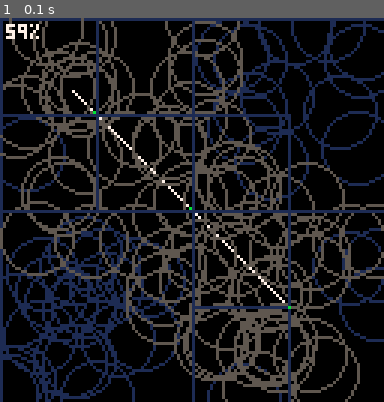
Above: before the commit, frame 1.
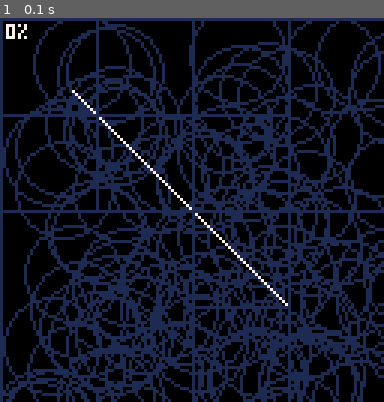
Above: after the commit, the same moment.

Repository: freds72/daggers
Game: PICO-8 cartridge carts/bench.p8
Same seed, same stepped clock (60 frames per second), same inputs: the game is played once before the commit and once after it.
Inputs:
- Up to frame 1 (0.1 s): no input

The runs differ from the first frame. In frame 1, 50% of the frame differs, in the area x 0-100%, y 0-100%.

Commit message:
added grid code grid collision map faster than bsp tree :/

Diff:
--- a/carts/bench.lua
+++ b/carts/bench.lua
@@ -36,6 +36,7 @@
 
 local _things={}
 function _init()
+  printh("*****************")
   -- mouse
   poke(0x5f2d,0x7)
 
@@ -44,13 +45,73 @@
   srand(42)
   for i=1,100 do
     local thing=add(_things,{
-      p={rnd(128),rnd(128)},
-      r=12--4+rnd(12) -- max: 12
+      grid={},
+      p={12+rnd(128),12+rnd(128)},
+      r=16 -- max: 12
     })
-    local node=classify_point(_nodes,thing.p,thing.r)
-    node.things[thing]=true
-    thing.node=node
-  end
+    thing.hr=thing.r/2
+  end
+
+  local t0=stat(1)
+  for i=1,#_things do
+    local thing=_things[i]
+    collmap_register(_nodes,thing)
+  end
+  printh("+collmap:"..stat(1)-t0.." cycles")
+
+  local t0=stat(1)
+  for i=1,#_things do
+    local thing=_things[i]
+    collmap_unregister(_nodes,thing)
+  end
+  printh("-collmap:"..stat(1)-t0.." cycles")
+
+  local grid={}
+  for i=0,4 do
+    for j=0,4 do
+      grid[i>>16|j]={things={}}
+    end
+  end
+
+  local t0=stat(1)
+  for i=1,#_things do
+    local thing=_things[i]
+    gridmap_register(grid,thing)
+  end
+  printh("+gridmap:"..stat(1)-t0.." cycles")
+
+  local t0=stat(1)
+  for i=1,#_things do
+    local thing=_things[i]
+    gridmap_unregister(grid,thing)
+  end
+  printh("-gridmap:"..stat(1)-t0.." cycles")
+
+  srand(34)
+  local t0=stat(1)
+  for i=1,100 do
+    local x0,y0=rnd(128),rnd(128)
+    local x1,y1=rnd(128),rnd(128)
+    local dx,dy=x1-x0,y1-y0
+    local a=atan2(dx,dy)
+    local u,v=cos(a),sin(v)
+    grid_collect(grid,{x0,y0},{x1,y1},u,v,function() end)
+  end
+
+  printh("hit gridmap:"..stat(1)-t0.." cycles")
+
+  srand(34)
+  local t0=stat(1)
+  for i=1,100 do
+    local x0,y0=rnd(128),rnd(128)
+    local x1,y1=rnd(128),rnd(128)
+    local dx,dy=x1-x0,y1-y0
+    local a=atan2(dx,dy)
+    local u,v=cos(a),sin(v)
+    intersect(_nodes,{x0,y0},{x1,y1},function() end)
+  end
+
+  printh("hit collmap:"..stat(1)-t0.." cycles")
 
 end
 
@@ -67,20 +128,90 @@
 
 -- return first node that contains given point at radius r
 function classify_point(root,p,r)
-  local side,dist=root.classify(p,r)
+  local side=root.classify(p,r)
   -- either straddling or no childs
   if not root[side] then
     return root
   end
 
   return classify_point(root[side],p,r)
+end
+
+function gridmap_unregister(_,thing)
+  for idx,grid in inext,thing.grid do
+    grid.things[thing]=nil
+    thing.grid[idx]=nil
+  end
+end
+
+function gridmap_register(grid,thing)
+  local r,p=thing.hr,thing.p
+  local x,y=p[1],p[2]
+  local y0,y1=(y-r)\32,(y+r)\32
+  -- \32 + >>16
+  for idx=(x-r)>>21,(x+r)>>21,0x0.0001 do
+    for y=y0,y1 do
+      local grid=grid[idx|y]
+      grid.things[thing]=true
+      -- for fast unregister
+      thing.grid[idx|y]=grid
+    end
+  end
+end
+
+function collmap_unregister(root,thing)
+  thing.node.things[thing]=nil
+  thing.node=nil
+end
+
+function collmap_register(root,thing)
+  local node=classify_point(root,thing.p,thing.r)
+  node.things[thing]=true
+  thing.node=node
+end
+
+-- collect all grids touched by (a,b) vector
+function grid_collect(grid,a,b,u,v,cb)
+  local mapx,mapy,dest_mapx,dest_mapy,mapdx,mapdy=a[1]\32,a[2]\32,b[1]\32,b[2]\32
+  -- check first cell
+  cb(grid[mapx>>16|mapy])
+  -- early exit
+  if dest_mapx==mapx and dest_mapy==mapy then
+    return
+  end
+  local ddx,ddy,distx,disty=abs(1/u),abs(1/v)
+  if u<0 then
+    mapdx=-1
+    distx=(a[1]/32-mapx)*ddx
+  else
+    mapdx=1
+    distx=(mapx+1-a[1]/32)*ddx
+  end
+
+  if v<0 then
+    mapdy=-1
+    disty=(a[2]/32-mapy)*ddy
+  else
+    mapdy=1
+    disty=(mapy+1-a[2]/32)*ddy
+  end
+  while dest_mapx!=mapx and dest_mapy!=mapy do
+    if distx<disty then
+      distx+=ddx
+      mapx+=mapdx
+    else
+      disty+=ddy
+      mapy+=mapdy
+    end
+    cb(grid[mapx>>16|mapy])
+  end
 end
 
 function intersect(root,p0,p1,cb)
   local side,dist=root.classify(p0,0)
   local other_side,other_dist=root.classify(p1,0)
   -- use current node
-  if root.leaf or side!=other_side or dist<24 or other_dist<24 then
+  if root.leaf or side!=other_side or dist<32 or other_dist<32 then
     cb(root,p0,p1)
   end
   if(root.leaf) return
@@ -93,17 +224,14 @@
     return
   end
   -- anything to cross to?
+  local tmid=dist/(dist+other_dist)
+  local pmid={
+    lerp(p0[1],p1[1],tmid),
+    lerp(p0[2],p1[2],tmid)
+  }
   local leaf,other_leaf=root[side],root[other_side]
-  if leaf or other_leaf then
-    local tmid=dist/(dist+other_dist)
-    local pmid={
-      lerp(p0[1],p1[1],tmid),
-      lerp(p0[2],p1[2],tmid)
-    }
-    if(leaf) intersect(leaf,p0,pmid,cb)
-    if(other_leaf) intersect(other_leaf,pmid,p1,cb)
-    pset(pmid[1],pmid[2],11)
-  end
+  if(leaf) intersect(leaf,p0,pmid,cb)
+  if(other_leaf) intersect(other_leaf,pmid,p1,cb)
 end
 
 local _swap=false
